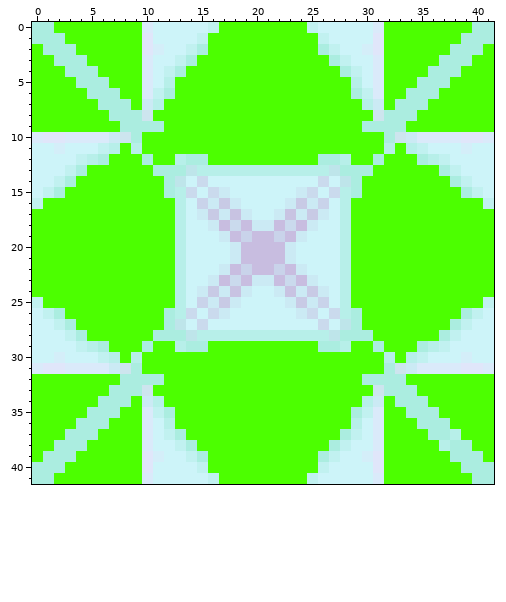
Pixel-art sprite, stored at app/src/main/res/drawable-hdpi/hollow_circle.png. The first picture shows the starting point.
The file is 42x42 pixels. Colours within 5 levels of each other are drawn and written as one.
After:
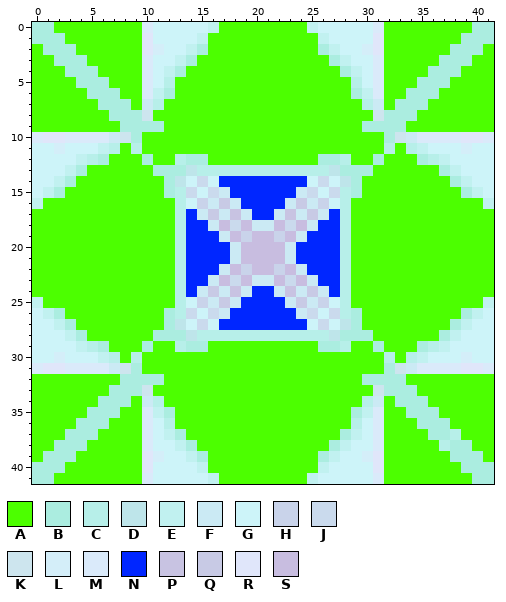
Palette (. is transparent): A #4cff00  B #abede0  C #b7efe9  D #bee5ea  E #c1f1f0  F #cbeaf4  G #cdf4f9  H #c9d3ea  J #cadaed  K #cde5ee  L #d4eef9  M #daeafa  N #0026ff  P #c8c3e2  Q #c8cae5  R #e0e6fa  S #c8bde0
Changes in this commit:
@@ x 12..29 @@
 13 BBDCCCCCCCCCCCCDBB
-14 BDGJGGGGGGGGGGJGDB
-15 BCJGJFGGGGGGFJGJCB
-16 ACGHFQFGGGGFQFHGCA
-17 ACGFQFPFGGFPFQFGCA
-18 ACGGFSJSFFSJSFGGCA
-19 ACGGGFSHSSHSFGGGCA
-20 ACGGGGFSSSSFGGGGCA
-21 ACGGGGFSSSSFGGGGCA
-22 ACGGGFSHSSHSFGGGCA
-23 ACGGFSJSFFSJSFGGCA
-24 ACGFQFPFGGFPFQFGCA
-25 ACGHFQFGGGGFQFHGCA
-26 BCJGJFGGGGGGFJGJCB
-27 BDGJGGGGGGGGGGJGDB
+14 BDGJGNNNNNNNNGJGDB
+15 BCJGJFNNNNNNFJGJCB
+16 ACGHFQFNNNNFQFHGCA
+17 ACNFQFPFNNFPFQFNCA
+18 ACNNFSJSFFSJSFNNCA
+19 ACNNNFSHSSHSFNNNCA
+20 ACNNNNFSSSSFNNNNCA
+21 ACNNNNFSSSSFNNNNCA
+22 ACNNNFSHSSHSFNNNCA
+23 ACNNFSJSFFSJSFNNCA
+24 ACNFQFPFNNFPFQFNCA
+25 ACGHFQFNNNNFQFHGCA
+26 BCJGJFNNNNNNFJGJCB
+27 BDGJGNNNNNNNNGJGDB
 28 BBDCCCCCCCCCCCCDBB
Where, in picture pixels (left, top, right, bottom), the same in both pictures:
changed: (186, 176, 340, 330)
